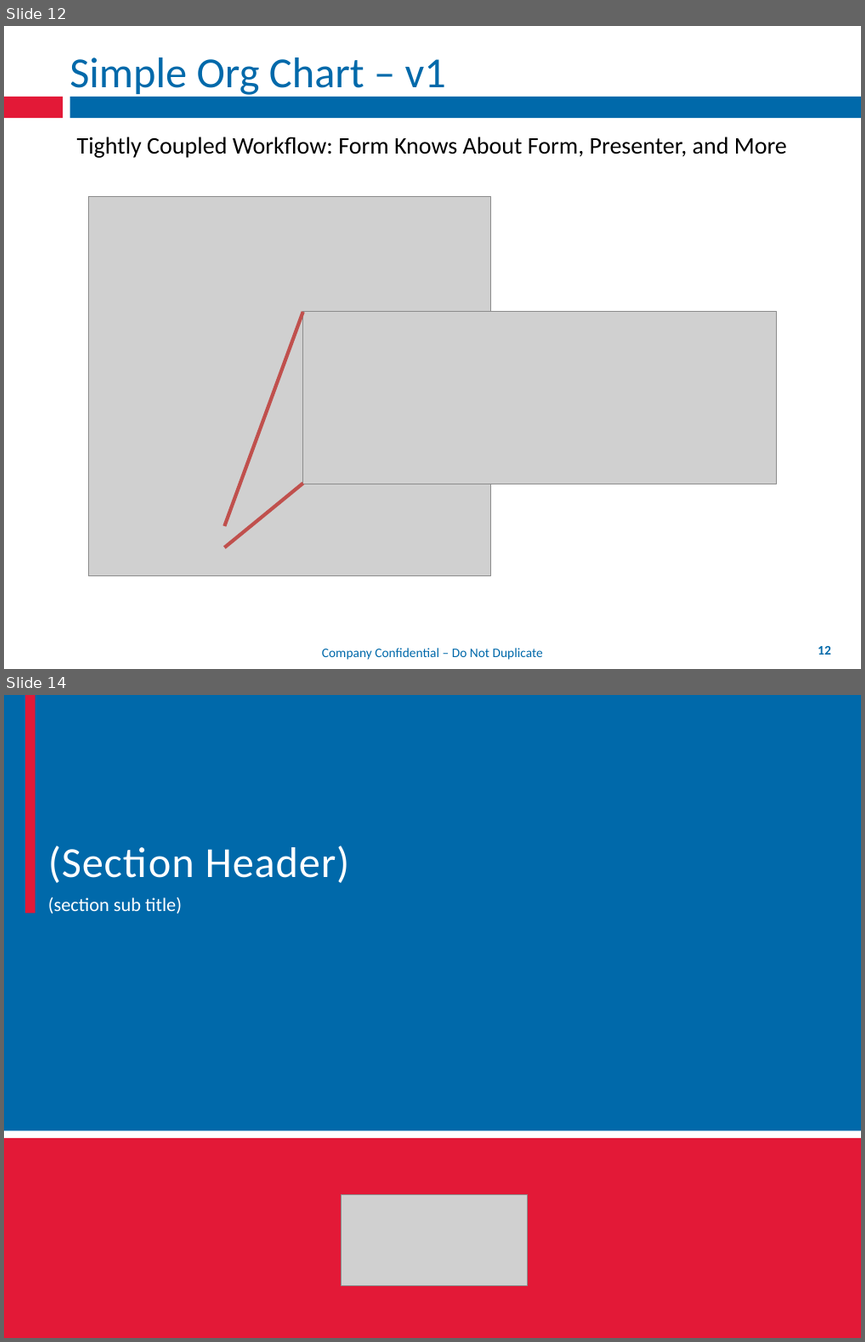
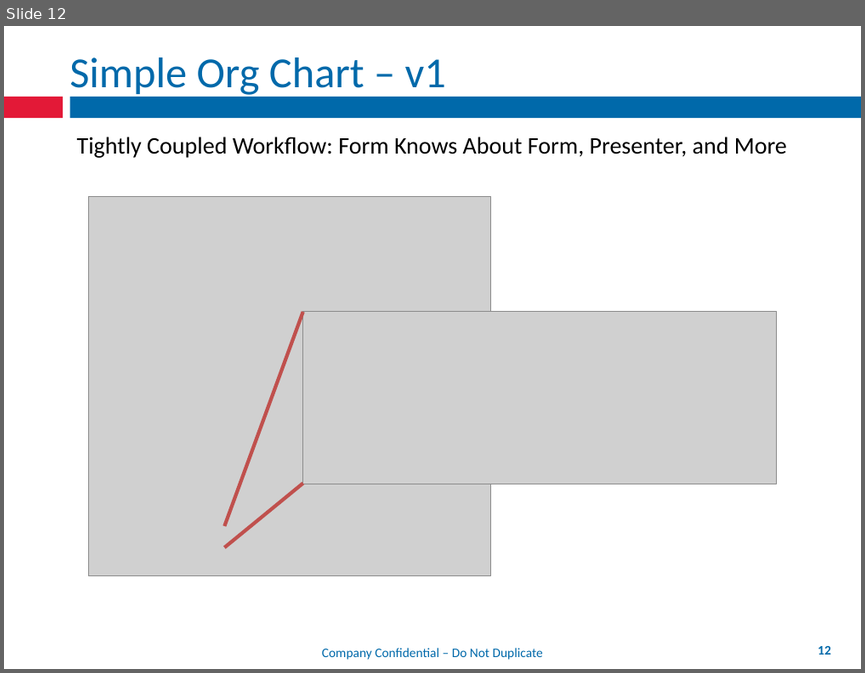
Before and after one commit to mxriverlynn/presentations-and-training, a slide deck: Decoupling Workflow With App Controler/Decoupling Workflow From Forms.pptx. Shown one above the other, each under a label of ours: slides 12 and 14 before the commit, slide 12 after it; the slides between them are not shown. The pictures are 865x1342 and 865x673 pixels, drawn with LibreOffice and Linux fonts; fonts in the diff are those of the drawing; grey boxes stand for pictures; background and template pictures are left out. Boxes give left, top, right and bottom in pixels: in the first picture for what was removed or moved away, otherwise in the second. Text is boxed around its words. In the diff, an @@ line names an element or a change of style, - is before the commit and + after.

```diff
--- a/Decoupling Workflow With App Controler/Decoupling Workflow From Forms.pptx
+++ b/Decoupling Workflow With App Controler/Decoupling Workflow From Forms.pptx
@@ slide 14 removed at <box>4,695,861,1338</box>, background #FFFFFF; not listed: 2 template elements that a slide beside it also shows @@
@@ rectangle removed at <box>4,695,861,1130</box> @@
@@ rectangle removed at <box>25,695,35,913</box> @@
@@ text removed at <box>48,845,350,883</box> @@
-(Section Header)
@@ text removed at <box>48,897,182,913</box> @@
-(section sub title)
@@ rectangle removed at <box>4,1138,861,1338</box> @@
@@ picture removed at <box>341,1195,528,1286</box> @@
```
Also in this commit, not shown: 5 slides added, 1 other slide removed.
